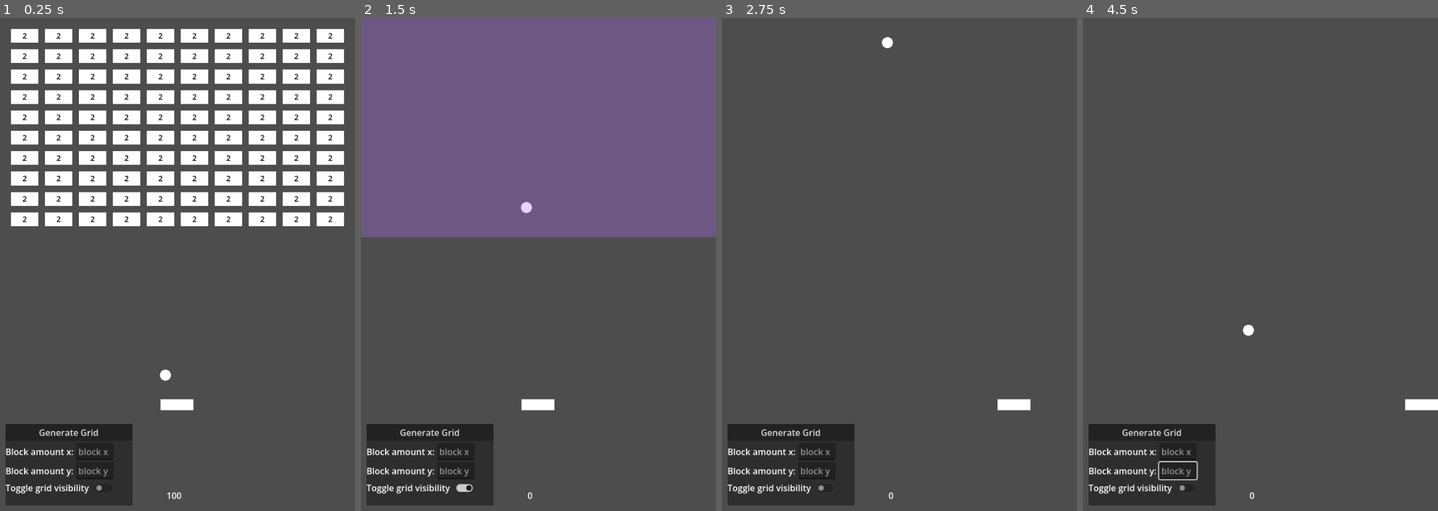
Above: before the commit, frames 1-4 (left to right).
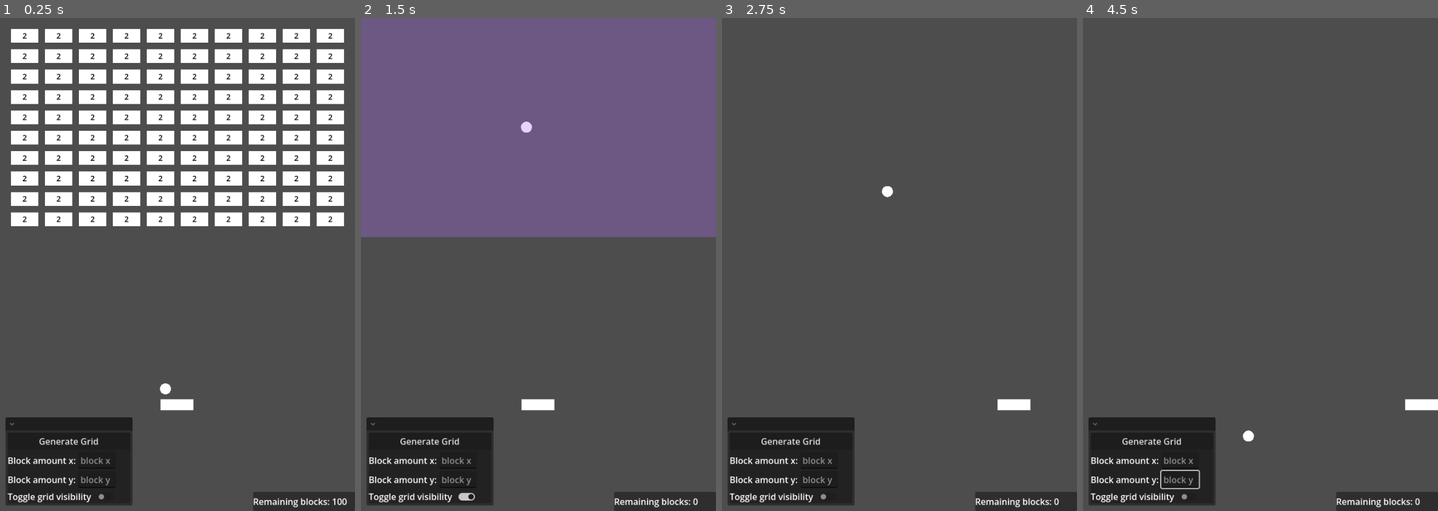
Above: after the commit, the same moments.

Repository: ProudFridge/Breakout
Game: Godot game, scene res://scenes/world/world.tscn
Same seed, same stepped clock (60 frames per second), same inputs: the game is played once before the commit and once after it.
Inputs (mouse positions are in pixels of both pictures, inside the frame that each line leads up to; where the layout moved, square brackets give the same spot in the first picture):
- Up to frame 1 (0.25 s): no input
- Up to frame 2 (1.5 s): click "Generate Grid" at 0.5 s; click (467, 496) [463, 486] at 1.25 s
- Up to frame 3 (2.75 s): tap Enter at 2 s; move the mouse to (899, 501) at 2.02 s; hold D (move_right) from 2.03 s (still down); tap Alt at 2.1 s; click (899, 501) at 2.17 s
- Up to frame 4 (4.5 s): move the mouse to (1189, 289) at 2.77 s; release D (move_right) at 2.78 s; hold Down 2.78-3.53 s; tap Shift at 2.85, 4.35 s; move the mouse to (1296, 156) at 3.52 s; hold D (move_right) 3.53-4.28 s; tap Alt at 3.6 s; move the mouse to (1242, 363) at 4.27 s; hold Up from 4.28 s (still down); click (1242, 363) at 4.42 s

The runs differ from the first frame. In frame 1, 3.1% of the frame differs, in the area x 1-100%, y 71-100%; in frame 2, 3.2%; in frame 3, 3.1%; in frame 4, 3.3%, in the area x 1-100%, y 62-100%.

Commit message:
Make the generate grid panel foldable

Diff:
--- a/project.godot
+++ b/project.godot
@@ -32,7 +32,12 @@
 [file_customization]
 
 folder_colors={
-"res://scenes/managers/": "red"
+"res://scenes/": "yellow",
+"res://scenes/ball/": "orange",
+"res://scenes/block/": "green",
+"res://scenes/managers/": "red",
+"res://scenes/paddle/": "blue",
+"res://scenes/world/": "pink"
 }
 
 [input]
--- a/scenes/ball/ball.gd
+++ b/scenes/ball/ball.gd
@@ -1,6 +1,7 @@
 extends CharacterBody2D
 
-const SPEED: float = 300.0
+@export var SPEED: float = 300.0
+@export var damage: float = 1
 var initial_vector: Vector2 = Vector2(0,1)
 
 func _ready() -> void:
@@ -14,4 +15,4 @@
 		velocity = velocity.bounce(collision.get_normal())
 
 		if collision.get_collider() is Block:
-			collision.get_collider().take_damage(1)
+			collision.get_collider().take_damage(damage)
--- a/scenes/world/world.tscn
+++ b/scenes/world/world.tscn
@@ -49,6 +49,7 @@
 
 [node name="Ball" parent="." unique_id=71320122 instance=ExtResource("3_1fp7r")]
 position = Vector2(302, 577)
+SPEED = 400.0
 
 [node name="CanvasLayer" type="CanvasLayer" parent="." unique_id=1593247802]
 
@@ -62,21 +63,19 @@
 size_flags_horizontal = 4
 size_flags_vertical = 4
 
-[node name="BlockCounter" type="RichTextLabel" parent="CanvasLayer/UI" unique_id=847174107]
+[node name="Panel" type="Panel" parent="CanvasLayer/UI" unique_id=1774085622]
 layout_mode = 1
-anchors_preset = 7
-anchor_left = 0.5
+anchors_preset = 3
+anchor_left = 1.0
 anchor_top = 1.0
-anchor_right = 0.5
+anchor_right = 1.0
 anchor_bottom = 1.0
-offset_left = -20.0
-offset_top = -40.0
-offset_right = 20.0
-grow_horizontal = 2
+offset_left = -186.0
+offset_top = -35.0
+grow_horizontal = 0
 grow_vertical = 0
-script = ExtResource("5_v5dby")
 
-[node name="GridControls" type="Control" parent="CanvasLayer/UI" unique_id=113130881]
+[node name="BlockCounter" type="HBoxContainer" parent="CanvasLayer/UI/Panel" unique_id=1552375812]
 layout_mode = 1
 anchors_preset = 15
 anchor_right = 1.0
@@ -84,12 +83,22 @@
 grow_horizontal = 2
 grow_vertical = 2
 
-[node name="MarginContainer" type="MarginContainer" parent="CanvasLayer/UI/GridControls" unique_id=1519628941]
+[node name="Label" type="Label" parent="CanvasLayer/UI/Panel/BlockCounter" unique_id=931204162]
+layout_mode = 2
+text = "Remaining blocks:"
+
+[node name="BlockCounter" type="RichTextLabel" parent="CanvasLayer/UI/Panel/BlockCounter" unique_id=847174107]
+custom_minimum_size = Vector2(40, 0)
+layout_mode = 2
+vertical_alignment = 1
+script = ExtResource("5_v5dby")
+
+[node name="GridControls" type="MarginContainer" parent="CanvasLayer/UI" unique_id=1519628941]
 layout_mode = 1
 anchors_preset = 2
 anchor_top = 1.0
 anchor_bottom = 1.0
-offset_top = -169.0
+offset_top = -181.0
 offset_right = 252.0
 grow_vertical = 0
 theme_override_constants/margin_left = 10
@@ -97,49 +106,52 @@
 theme_override_constants/margin_right = 10
 theme_override_constants/margin_bottom = 10
 
-[node name="Panel" type="Panel" parent="CanvasLayer/UI/GridControls/MarginContainer" unique_id=1659178617]
+[node name="FoldableContainer" type="FoldableContainer" parent="CanvasLayer/UI/GridControls" unique_id=587160359]
 layout_mode = 2
 
-[node name="VBoxContainer" type="VBoxContainer" parent="CanvasLayer/UI/GridControls/MarginContainer" unique_id=1008522024]
+[node name="Panel" type="Panel" parent="CanvasLayer/UI/GridControls/FoldableContainer" unique_id=1659178617]
 layout_mode = 2
 
-[node name="GenerateGridButton" type="Button" parent="CanvasLayer/UI/GridControls/MarginContainer/VBoxContainer" unique_id=105890785]
+[node name="VBoxContainer" type="VBoxContainer" parent="CanvasLayer/UI/GridControls/FoldableContainer" unique_id=1008522024]
+layout_mode = 2
+
+[node name="GenerateGridButton" type="Button" parent="CanvasLayer/UI/GridControls/FoldableContainer/VBoxContainer" unique_id=105890785]
 layout_mode = 2
 text = "Generate Grid"
 
-[node name="BlockX" type="HBoxContainer" parent="CanvasLayer/UI/GridControls/MarginContainer/VBoxContainer" unique_id=1509040941]
+[node name="BlockX" type="HBoxContainer" parent="CanvasLayer/UI/GridControls/FoldableContainer/VBoxContainer" unique_id=1509040941]
 layout_mode = 2
 
-[node name="Label" type="Label" parent="CanvasLayer/UI/GridControls/MarginContainer/VBoxContainer/BlockX" unique_id=126053469]
+[node name="Label" type="Label" parent="CanvasLayer/UI/GridControls/FoldableContainer/VBoxContainer/BlockX" unique_id=126053469]
 layout_mode = 2
 text = "Block amount x:"
 
-[node name="BlockAmountX" type="LineEdit" parent="CanvasLayer/UI/GridControls/MarginContainer/VBoxContainer/BlockX" unique_id=994568989]
+[node name="BlockAmountX" type="LineEdit" parent="CanvasLayer/UI/GridControls/FoldableContainer/VBoxContainer/BlockX" unique_id=994568989]
 layout_mode = 2
 placeholder_text = "block x"
 
-[node name="BlockY" type="HBoxContainer" parent="CanvasLayer/UI/GridControls/MarginContainer/VBoxContainer" unique_id=1312768934]
+[node name="BlockY" type="HBoxContainer" parent="CanvasLayer/UI/GridControls/FoldableContainer/VBoxContainer" unique_id=1312768934]
 layout_mode = 2
 
-[node name="Label" type="Label" parent="CanvasLayer/UI/GridControls/MarginContainer/VBoxContainer/BlockY" unique_id=1128811482]
+[node name="Label" type="Label" parent="CanvasLayer/UI/GridControls/FoldableContainer/VBoxContainer/BlockY" unique_id=1128811482]
 layout_mode = 2
 text = "Block amount y:"
 
-[node name="BlockAmountY" type="LineEdit" parent="CanvasLayer/UI/GridControls/MarginContainer/VBoxContainer/BlockY" unique_id=69742669]
+[node name="BlockAmountY" type="LineEdit" parent="CanvasLayer/UI/GridControls/FoldableContainer/VBoxContainer/BlockY" unique_id=69742669]
 layout_mode = 2
 placeholder_text = "block y"
 
-[node name="ShowGrid" type="HBoxContainer" parent="CanvasLayer/UI/GridControls/MarginContainer/VBoxContainer" unique_id=729932485]
+[node name="ShowGrid" type="HBoxContainer" parent="CanvasLayer/UI/GridControls/FoldableContainer/VBoxContainer" unique_id=729932485]
 layout_mode = 2
 
-[node name="Label" type="Label" parent="CanvasLayer/UI/GridControls/MarginContainer/VBoxContainer/ShowGrid" unique_id=2076497758]
+[node name="Label" type="Label" parent="CanvasLayer/UI/GridControls/FoldableContainer/VBoxContainer/ShowGrid" unique_id=2076497758]
 layout_mode = 2
 text = "Toggle grid visibility"
 
-[node name="CheckButton" type="CheckButton" parent="CanvasLayer/UI/GridControls/MarginContainer/VBoxContainer/ShowGrid" unique_id=465536670]
+[node name="CheckButton" type="CheckButton" parent="CanvasLayer/UI/GridControls/FoldableContainer/VBoxContainer/ShowGrid" unique_id=465536670]
 layout_mode = 2
 
-[connection signal="pressed" from="CanvasLayer/UI/GridControls/MarginContainer/VBoxContainer/GenerateGridButton" to="." method="_on_generate_grid_button_pressed"]
-[connection signal="text_changed" from="CanvasLayer/UI/GridControls/MarginContainer/VBoxContainer/BlockX/BlockAmountX" to="." method="_on_block_amount_x_text_changed"]
-[connection signal="text_changed" from="CanvasLayer/UI/GridControls/MarginContainer/VBoxContainer/BlockY/BlockAmountY" to="." method="_on_block_amount_y_text_changed"]
-[connection signal="pressed" from="CanvasLayer/UI/GridControls/MarginContainer/VBoxContainer/ShowGrid/CheckButton" to="." method="_on_check_button_pressed"]
+[connection signal="pressed" from="CanvasLayer/UI/GridControls/FoldableContainer/VBoxContainer/GenerateGridButton" to="." method="_on_generate_grid_button_pressed"]
+[connection signal="text_changed" from="CanvasLayer/UI/GridControls/FoldableContainer/VBoxContainer/BlockX/BlockAmountX" to="." method="_on_block_amount_x_text_changed"]
+[connection signal="text_changed" from="CanvasLayer/UI/GridControls/FoldableContainer/VBoxContainer/BlockY/BlockAmountY" to="." method="_on_block_amount_y_text_changed"]
+[connection signal="pressed" from="CanvasLayer/UI/GridControls/FoldableContainer/VBoxContainer/ShowGrid/CheckButton" to="." method="_on_check_button_pressed"]
